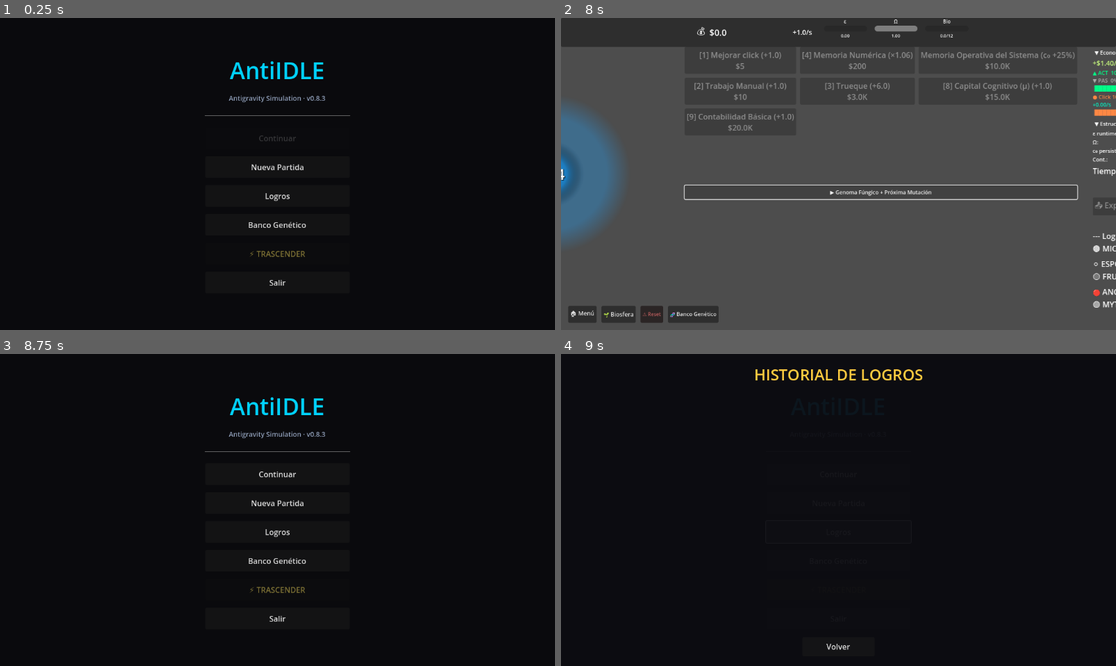
Above: before the commit, frames 1-4 (two rows, left to right).
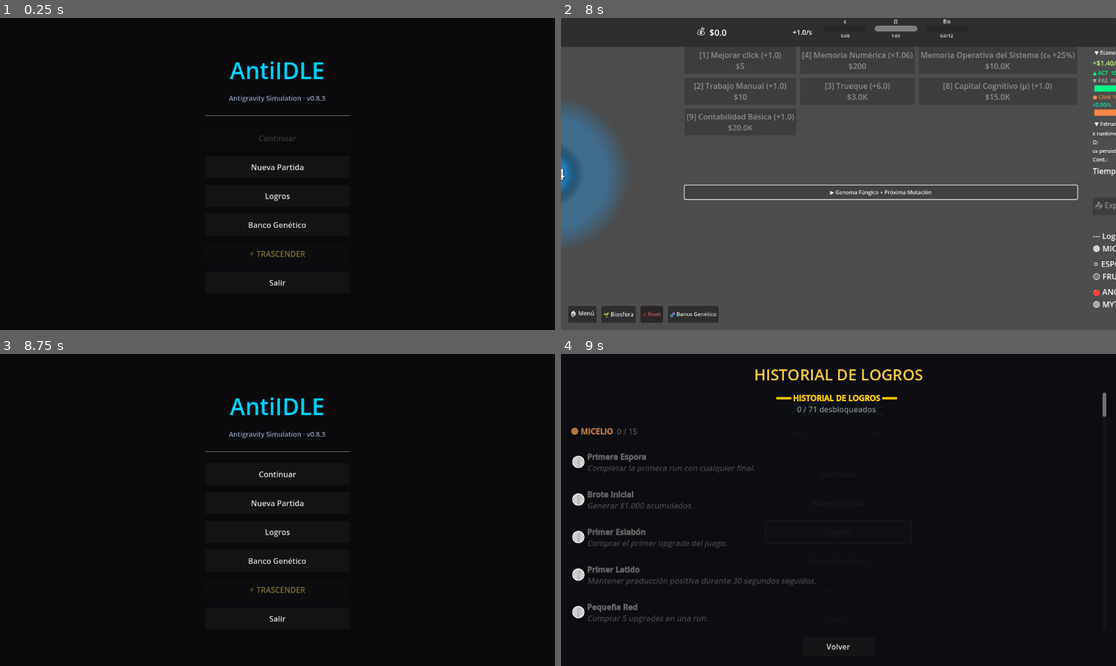
Above: after the commit, the same moments.

Repository: amurito/godot-idle-game
Game: Godot game, scene res://MainMenu.tscn
Two runs of this game, one before a commit and one after it. Both use one fixed random seed, a clock stepped at 60 frames per second and the inputs below.
Inputs:
- Up to frame 1 (0.25 s): no input
- Up to frame 2 (8 s): click "Nueva Partida" at 0.5 s; click "▶ Genoma Fúngico + Próxima Mu…" at 1.25 s; click "▼ Genoma Fúngico + Próxima Mu…" at 2 s; click "🏠 Menú" at 2.75 s; click "Continuar" at 3.5 s; click "🌱 Biosfera" at 4.25 s; click "🧬 Banco Genético" at 5 s; click "Cerrar banco" at 5.75 s; click "▶ Genoma Fúngico + Próxima Mu…" at 6.5 s; click "▼ Genoma Fúngico + Próxima Mu…" at 7.25 s
- Up to frame 3 (8.75 s): click "🏠 Menú" at 8 s
- Up to frame 4 (9 s): click "Logros" at 8.75 s

Frames 1-3 are identical in both runs. In frame 4, 2.6% of the frame differs, in the area x 1-99%, y 12-87%.

Commit message:
fix: fit_content=true en RichTextLabel del panel de logros
Co-Authored-By: Claude Sonnet 4.6 <noreply@anthropic.com>

Diff:
--- a/MainMenu.tscn
+++ b/MainMenu.tscn
@@ -114,6 +114,7 @@
 layout_mode = 2
 size_flags_horizontal = 3
 bbcode_enabled = true
+fit_content = true
 text = "[center][b]--- LOGROS ---[/b][/center]"
 
 [node name="BtnBack" type="Button" parent="AchievementsPanel/VBoxContainer"]
